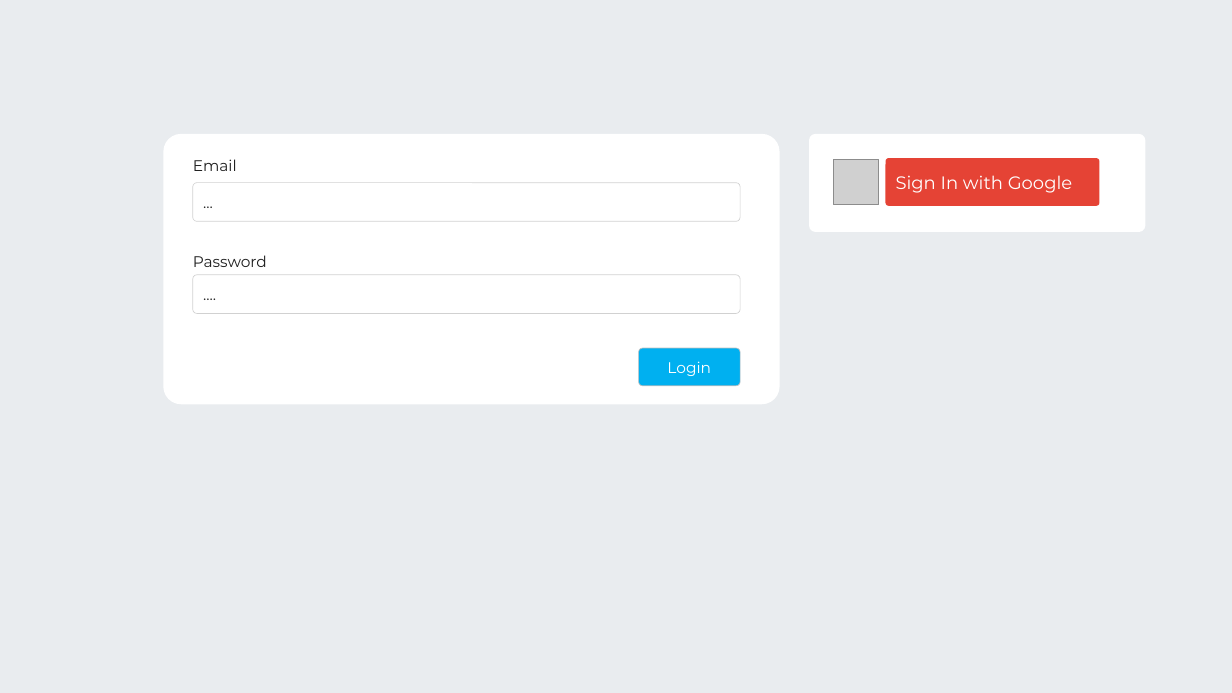
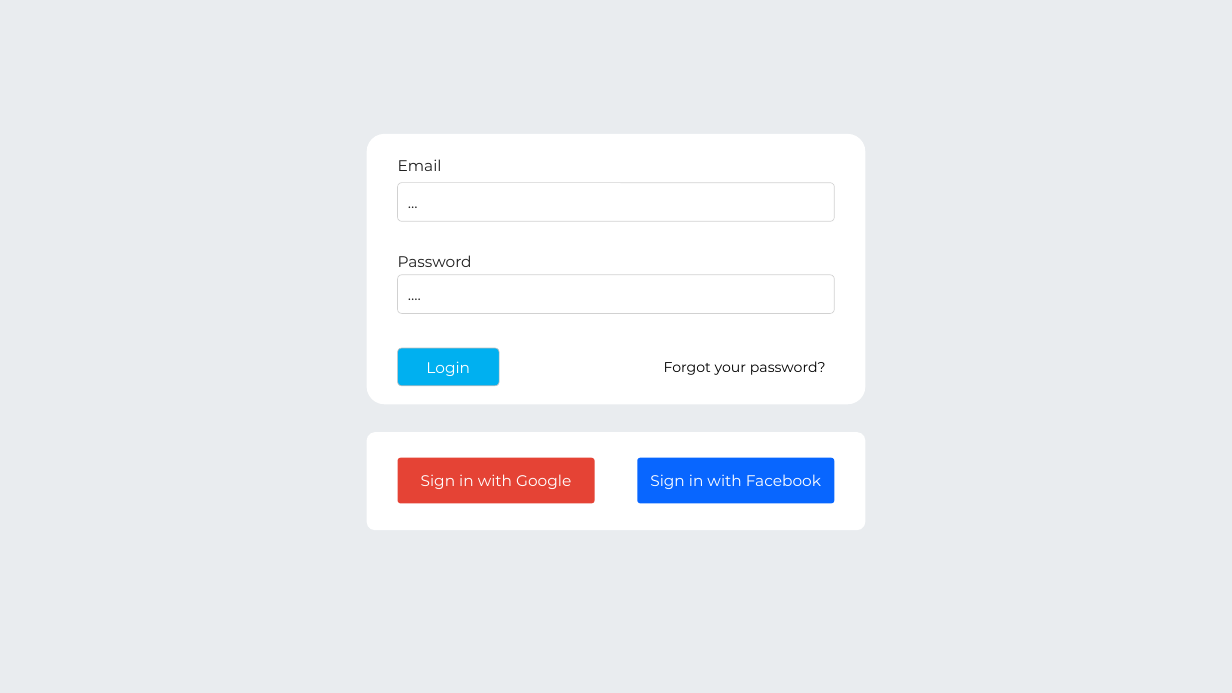
Before and after one commit to oiivantsov/porject-manager, a slide deck: slide 3 of frontend/uidesign.pptx. Drawn at 1232x693 pixels with LibreOffice and Linux fonts; fonts in the diff are those of the drawing; grey boxes stand for pictures. Boxes give left, top, right and bottom in pixels: in the first picture for what was removed or moved away, otherwise in the second. Text is boxed around its words. In the diff, an @@ line names an element or a change of style, - is before the commit and + after.

```diff
--- a/frontend/uidesign.pptx
+++ b/frontend/uidesign.pptx
@@ rounded rectangle: place and size @@
-rounded rectangle at (164,134,780,405)
+rounded rectangle at (367,134,866,405)
@@ rounded rectangle removed at (810,134,1146,232) @@
@@ text "Email": place and size @@
-text "Email" at (193,159,237,171)
+text "Email" at (398,159,442,171)
@@ picture removed at (834,159,879,204) @@
@@ rounded rectangle "...": place and size @@
-rounded rectangle "..." at (193,183,740,222)
+rounded rectangle "..." at (397,183,835,222)
@@ text "Password": place and size @@
-text "Password" at (193,255,267,267)
+text "Password" at (398,255,472,267)
@@ rounded rectangle "....": place and size @@
-rounded rectangle "...." at (193,274,740,313)
+rounded rectangle "...." at (397,274,835,313)
@@ rounded rectangle "Login": place and size @@
-rounded rectangle "Login" at (639,348,740,386)
+rounded rectangle "Login" at (397,348,499,386)
@@ text added at (664,361,826,375), 11 pt, text #000000 @@
+Forgot your password?
@@ rounded rectangle added at (367,433,866,531), fill #FFFFFF @@
@@ rounded rectangle "Sign in with Google": place and size @@
-rounded rectangle "Sign in with Google" at (885,158,1100,206)
+rounded rectangle "Sign in with Google" at (397,457,594,503)
@@ text in rounded rectangle at (421,474,571,489): text changed; size 14 to 12 pt @@
-Sign In with Google
+Sign in with Google
@@ rounded rectangle added at (638,457,835,503), fill #0866FF, 12 pt, text #FFFFFF @@
+Sign in with Facebook
```
Also in this commit, not shown: 6 other slides changed.
